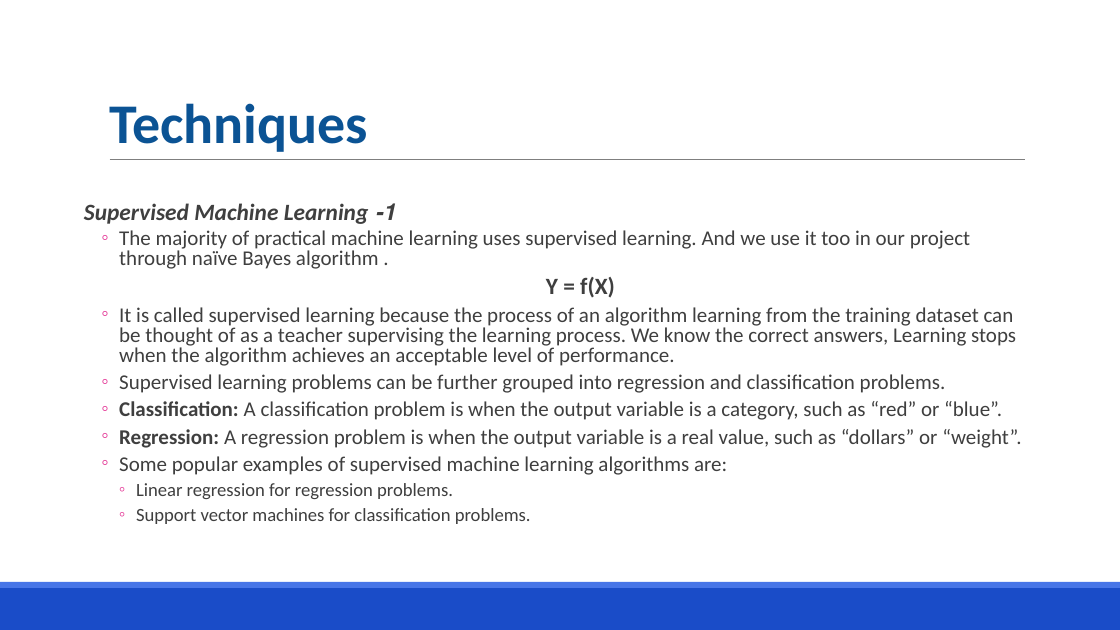
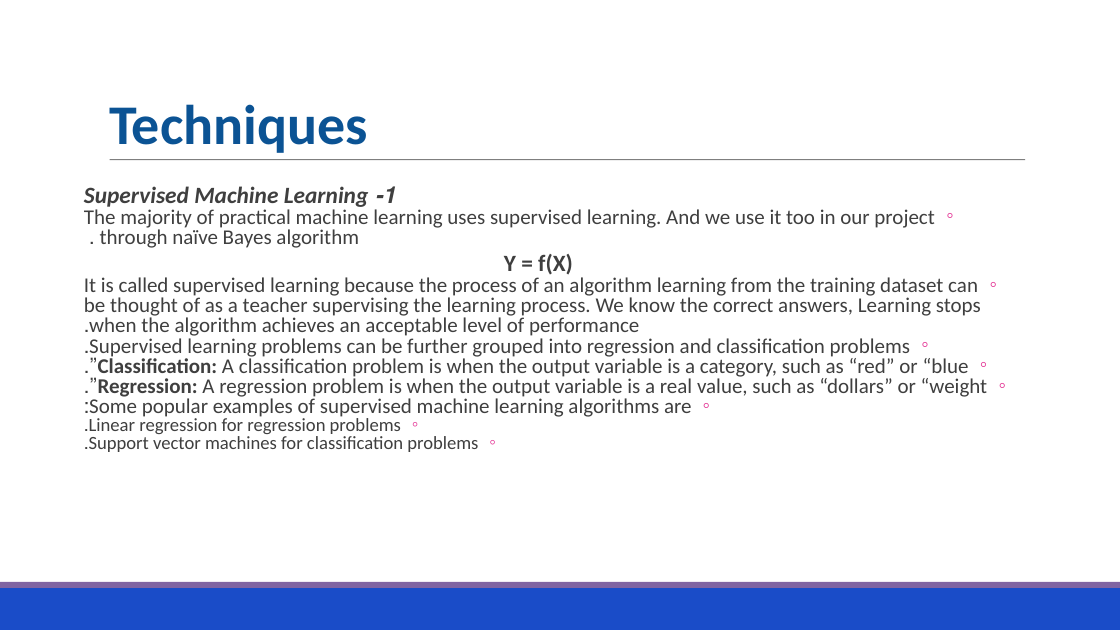
Before and after one commit to AliAbdElrahman74/GP, a slide deck: slide 10 of Presentation.pptx. Drawn at 1120x630 pixels with LibreOffice and Linux fonts; fonts in the diff are those of the drawing. Boxes give left, top, right and bottom in pixels: in the first picture for what was removed or moved away, otherwise in the second. Text is boxed around its words. In the diff, an @@ line names an element or a change of style, - is before the commit and + after.

```diff
--- a/Presentation.pptx
+++ b/Presentation.pptx
@@ text "1- Supervised Machine Learning" at [84, 186, 988, 452]: less space between paragraphs; list level 2 to 1 in "Y = f(X)"; line spacing 0.8 to 1 @@
@@ rectangle at [0, 582, 1120, 588]: fill #4775E7 to #8064A2 @@
```
Also in this commit, not shown: 27 other slides changed, 1 other file.
